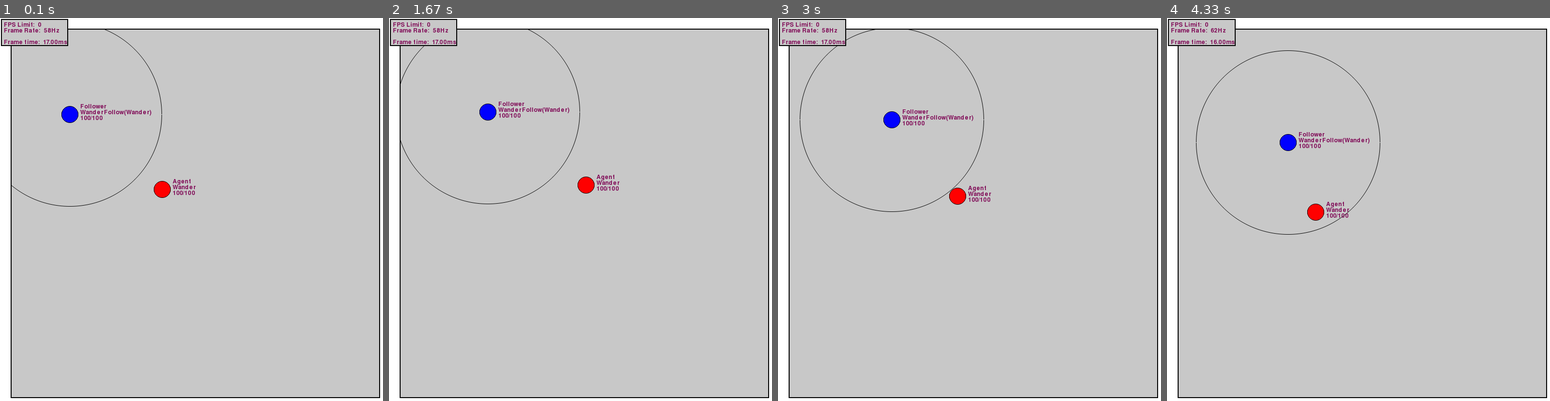
Above: before the commit, frames 1-4 (left to right).
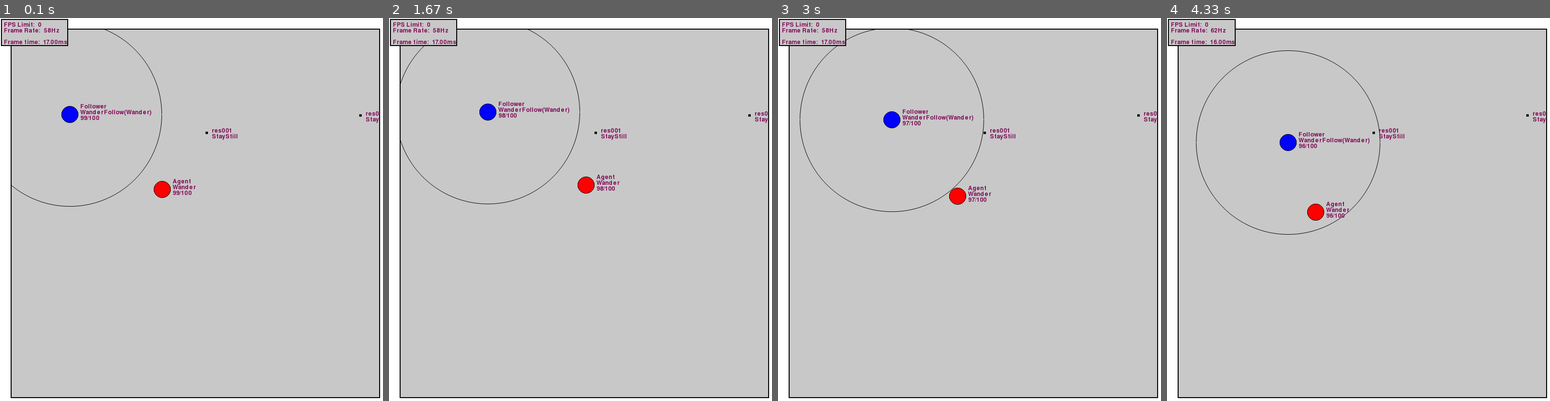
Above: after the commit, the same moments.

Repository: raphaelpaiva/py_creatures
Game: pygame game, started from main.py
The game is run twice, just before and just after one commit, with the same random seed, the same clock (stepped at 60 frames per second) and the same inputs.
Inputs:
- Up to frame 1 (0.1 s): no input
- Up to frame 2 (1.67 s): no input
- Up to frame 3 (3 s): no input
- Up to frame 4 (4.33 s): no input

The runs differ from the first frame. In frame 1, 0.2% of the frame differs, in the area x 21-99%, y 24-47%; in frame 2, 0.2%; in frame 3, 0.2%; in frame 4, 0.2%.

Commit message:
Actions now can grab stuff

Diff:
--- a/creatures/action/action.py
+++ b/creatures/action/action.py
@@ -1,23 +1,46 @@
 from typing import List
 from creatures.component import Component
+from creatures.component.component import EnergyComponent
 from creatures.entity import Entity, Vector
 from creatures.system import System
+
+DEFAULT_MOVE_ACTION_ENERGY_COST: float = 0.01
 
 class Action(object):
   def __init__(self) -> None: pass
   def run() -> None: pass
+  @property
+  def energy_cost(self): return 0.0
 
 class Move(Action):
-  def __init__(self, entity: Entity, direction: Vector) -> None:
+  def __init__(self, entity: Entity, direction: Vector, energy_cost: float = DEFAULT_MOVE_ACTION_ENERGY_COST) -> None:
     super().__init__()
     self.entity = entity
     self.direction = direction
+    self._energy_cost = energy_cost
 
   def run(self) -> None:
     old_velocity = self.entity.movement.velocity
     if old_velocity == Vector(0, 0):
       old_velocity = Vector(0,1) * self.entity.properties.get('speed', 1.0)
     self.entity.movement.velocity = self.direction.unit() * old_velocity.size()
+
+  @property
+  def energy_cost(self):
+    return self._energy_cost
+
+class Grab(Action):
+  def __init__(self, entity: Entity, target: Entity) -> None:
+    super().__init__()
+    self.entity = entity
+    self.target = target
+
+  def run(self) -> None:
+    if self.target.is_resource:
+      energy_component = self.entity.components.get(EnergyComponent.__name__)[-1]
+      energy_component.current = min(100, energy_component.current + 50)
+      self.target.mark_remove = True
+
 
 class ActionComponent(Component):
   def __init__(self) -> None:
--- a/creatures/component/component.py
+++ b/creatures/component/component.py
@@ -17,7 +17,7 @@
     self.acceleration: Vector = Vector(0, 0)
 
 class EnergyComponent(Component):
-  def __init__(self, max_energy: float = 100.0, rate: float = 0.0) -> None:
+  def __init__(self, max_energy: float = 100.0, rate: float = 0.01) -> None:
     super().__init__()
     self.max_energy = max_energy
     self.current    = max_energy
--- a/creatures/desire/WanderFollow.py
+++ b/creatures/desire/WanderFollow.py
@@ -1,3 +1,4 @@
+from creatures.action.action import ActionComponent, Grab
 from creatures.desire.MoveTo import MoveTo
 from creatures.desire.Wander import Wander
 from creatures.desire.desire_abstract import Desire
@@ -10,12 +11,14 @@
     super().__init__(entity)
     self.world = world
     self.desire = Wander(entity, world=self.world)
+    self.target = None
 
   def run(self):
     self.desire.entity = self.entity
     if isinstance(self.desire, Wander):
       near_entity = self.world.any_near(self.entity)
       if near_entity:
+        self.target = near_entity
         self.desire = MoveTo(self.entity, Location(lambda: near_entity.movement.position), world=self.world)
     elif isinstance(self.desire, MoveTo):
       sensor_radius = self.entity.properties.get('sensor_radius', 7.0)
@@ -23,6 +26,20 @@
 
       if distance > sensor_radius:
         self.desire = Wander(self.entity, world=self.world)
+        self.target = None
+      else:
+        grab_radius = self.entity.properties.get('grab_radius', 2.0)
+        if distance <= grab_radius:
+          action_component = self.entity.components.get(ActionComponent.__name__)
+          if action_component:
+            action_component[-1].action = Grab(self.entity, self.target)
+            self.desire = Wander(self.entity, world=self.world)
+            self.target = None
+            return
+
+      if self.target and self.target.mark_remove:
+        self.target = None
+        self.desire = Wander(self.entity, world=self.world)
 
     self.desire.run()
 
--- a/creatures/energy/energy_system.py
+++ b/creatures/energy/energy_system.py
@@ -1,4 +1,5 @@
 from typing import List
+from creatures.action.action import Action, ActionComponent
 from creatures.component.component import EnergyComponent
 from creatures.entity import Entity
 from creatures.system import System
@@ -15,3 +16,7 @@
       for energy_component in entity.components.get(EnergyComponent.__name__, []):
         energy_component.current -= energy_component.rate * self.world.dt
         energy_component.current = max(0, energy_component.current)
+      for action_component in entity.components.get(ActionComponent.__name__, []):
+        action: Action = action_component.action if action_component else None
+        if action:
+          energy_component.current -= action.energy_cost
--- a/creatures/render_system/world_widget.py
+++ b/creatures/render_system/world_widget.py
@@ -126,3 +126,13 @@
           int(graphic_size),
           BLACK
         )
+
+      if 'grab_radius' in graphic.entity.properties:
+        graphic_size = graphic.entity.properties['grab_radius'] * self.scale
+        gfx.aacircle(
+          self.surface,
+          int(graphic_pos.x),
+          int(graphic_pos.y),
+          int(graphic_size),
+          GREEN
+        )
--- a/scenarios/somecreatures.yml
+++ b/scenarios/somecreatures.yml
@@ -18,3 +18,12 @@
           speed: 1
           sensor_radius: 50.0
         desire: WanderFollow
+      - id: res001
+        type: Resource
+        position: {x: 100, y: 50}
+        properties:
+          size: 2
+      - id: res002
+        type: Resource
+        properties:
+          size: 2
